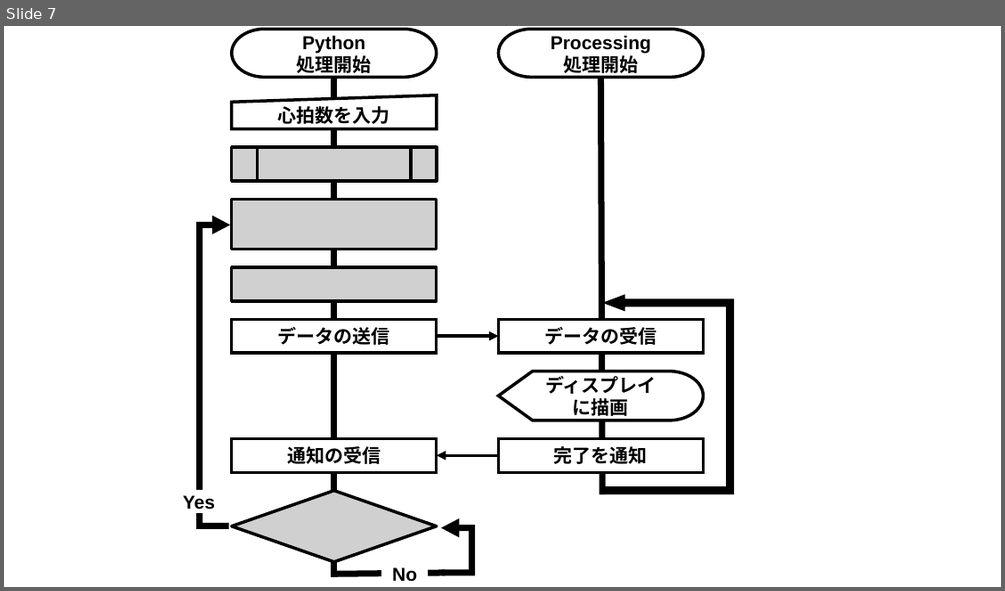
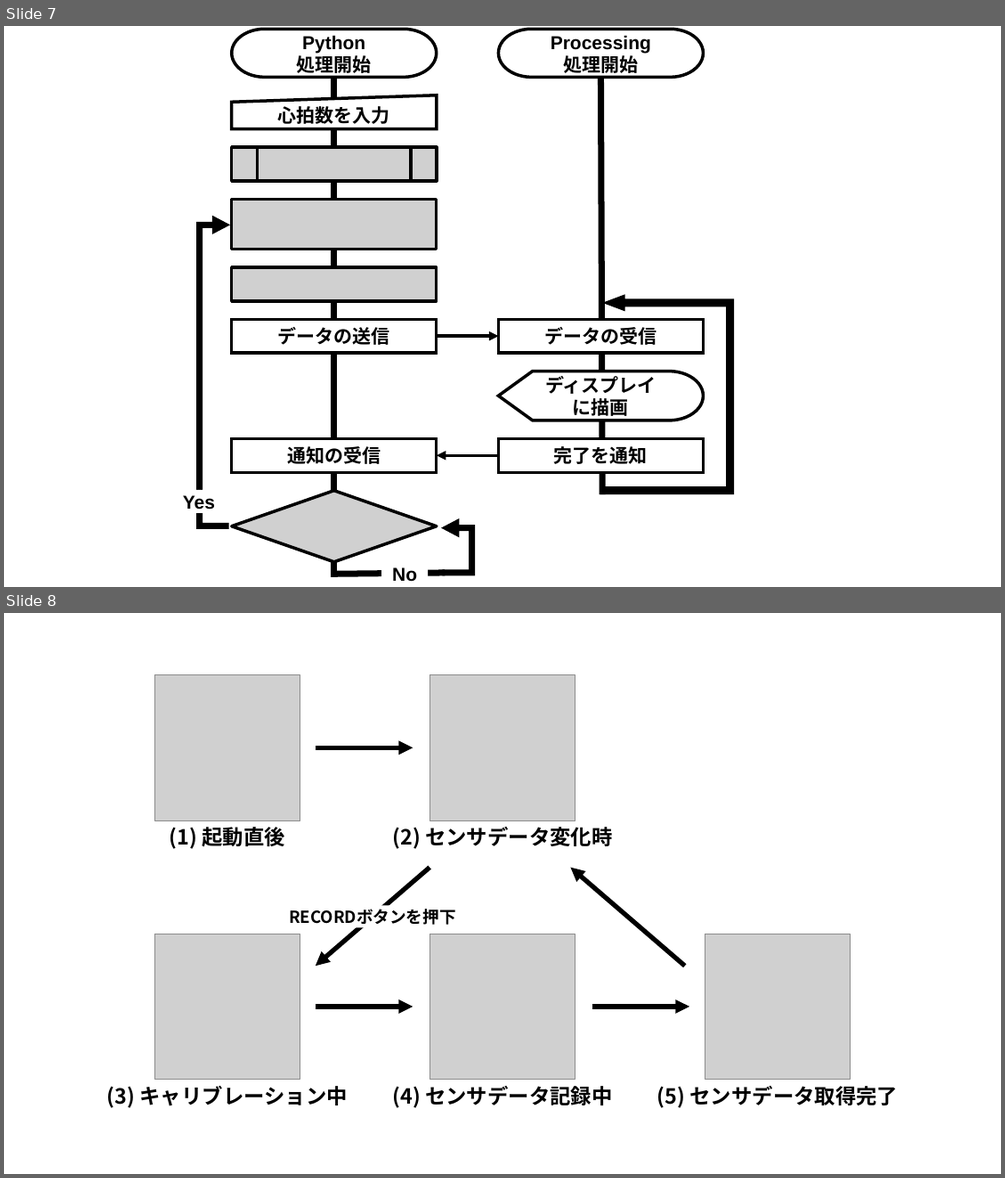
Before and after one commit to a2h1r0/lab, a slide deck: paper/pulse/figures/figures.pptx. Shown one above the other, each under a label of ours: slide 7 before the commit, slides 7 and 8 after it. The pictures are 1005x591 and 1005x1178 pixels, drawn with LibreOffice and Linux fonts; fonts in the diff are those of the drawing; grey boxes stand for pictures. Boxes give left, top, right and bottom in pixels: in the first picture for what was removed or moved away, otherwise in the second. Text is boxed around its words. In the diff, an @@ line names an element or a change of style, - is before the commit and + after.

```diff
--- a/paper/pulse/figures/figures.pptx
+++ b/paper/pulse/figures/figures.pptx
@@ slide 8 added at (4, 613, 1001, 1174), background #FFFFFF @@
@@ group added at (107, 675, 898, 1108): 6 texts, 5 pictures, 5 arrows @@
+(2) センサデータ変化時
+(1) 起動直後
+(3) キャリブレーション中
+(4) センサデータ記録中
+(5) センサデータ取得完了
+RECORDボタンを押下
```
Also in this commit, not shown: 2 other files.
